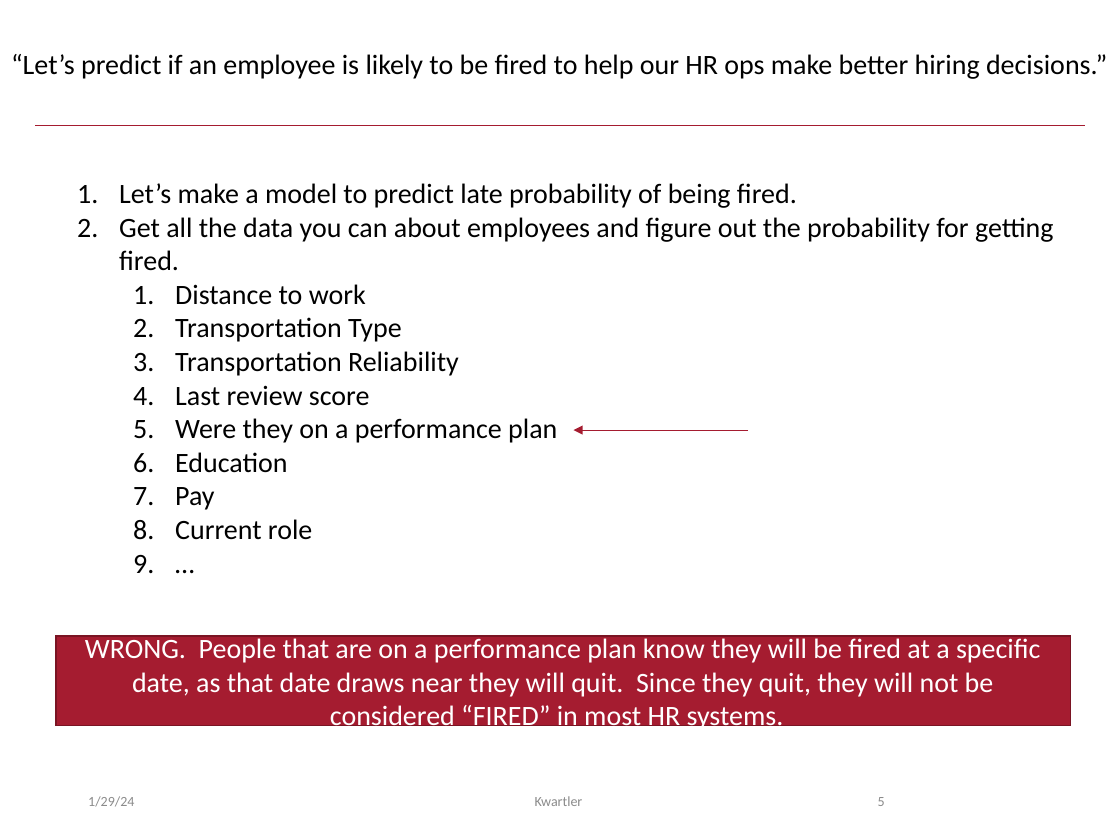
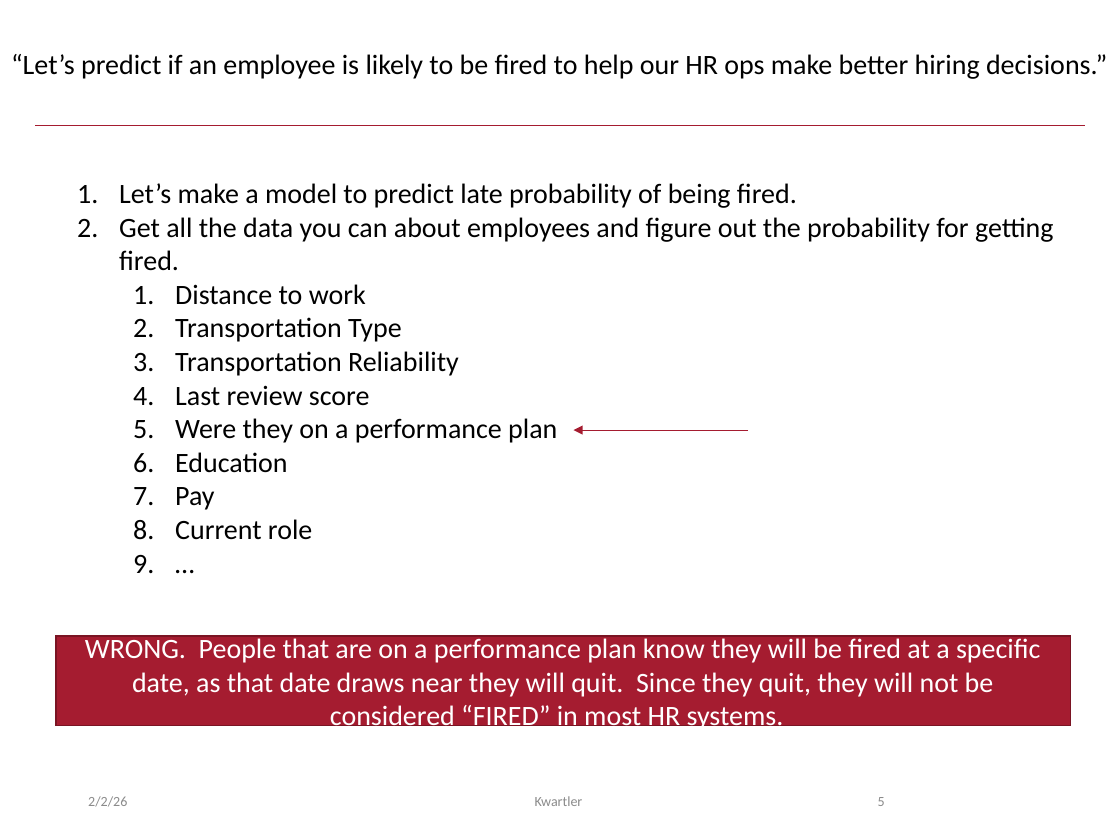
Before and after one commit to kwartler/Harvard_DataMining_Business_Student, a slide deck: slide 5 of Lessons/B_IntroToDM_BasicEDA/B_Practice.pptx. Drawn at 1120x840 pixels with LibreOffice and Linux fonts; fonts in the diff are those of the drawing; background and template pictures are left out. Boxes give left, top, right and bottom in pixels: in the first picture for what was removed or moved away, otherwise in the second. Text is boxed around its words. In the diff, an @@ line names an element or a change of style, - is before the commit and + after.

```diff
--- a/Lessons/B_IntroToDM_BasicEDA/B_Practice.pptx
+++ b/Lessons/B_IntroToDM_BasicEDA/B_Practice.pptx
@@ text at box(88, 796, 127, 807): text changed @@
-1/29/24
+2/2/26
```
Also in this commit, not shown: 13 other slides changed.
